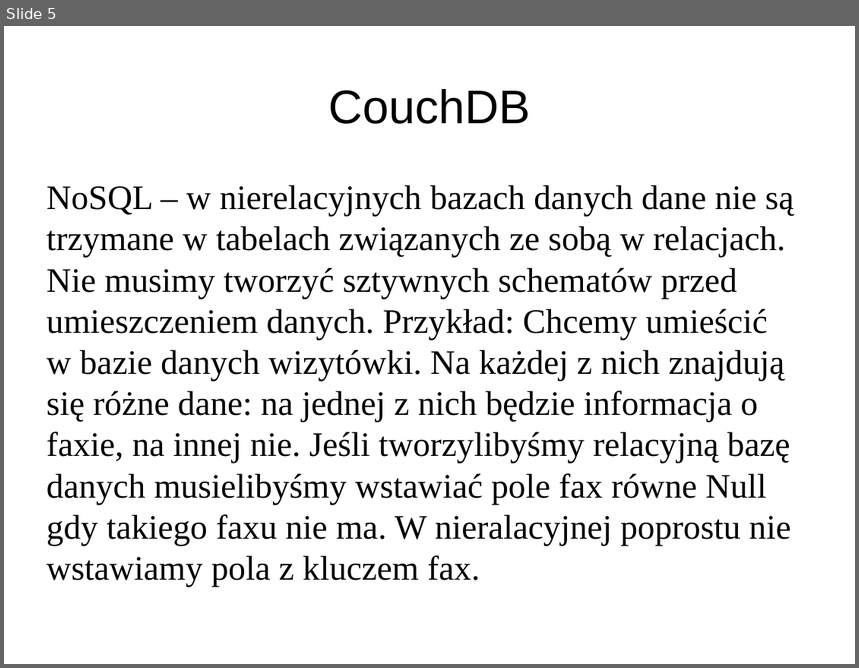
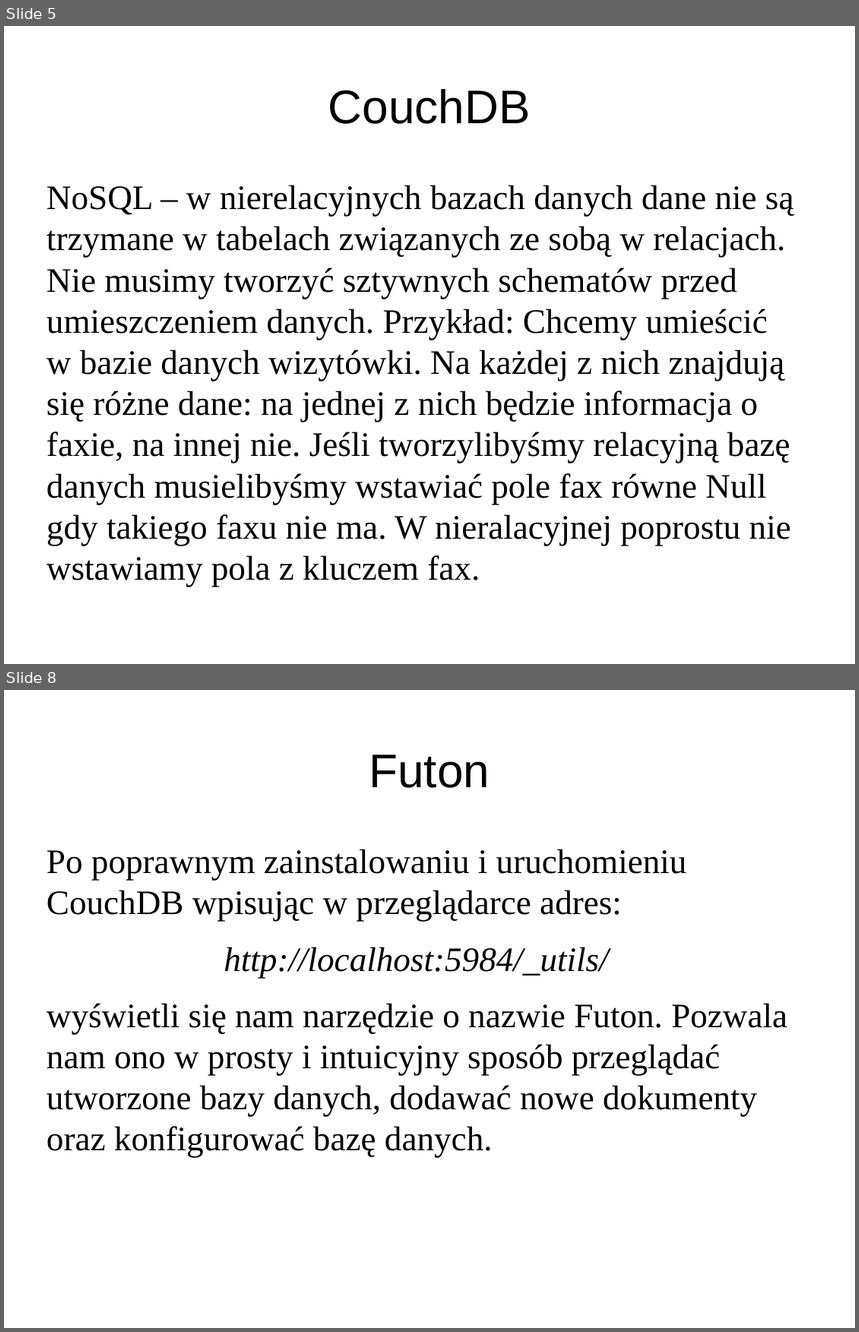
Before and after one commit to pawnow/ProjektErlang, a slide deck: prezentacja.odp. Shown one above the other, each under a label of ours: slide 5 before the commit, slides 5 and 8 after it; the slides between them are not shown. The pictures are 859x668 and 859x1332 pixels, drawn with LibreOffice and Linux fonts; fonts in the diff are those of the drawing. Boxes give left, top, right and bottom in pixels: in the first picture for what was removed or moved away, otherwise in the second. Text is boxed around its words. In the diff, an @@ line names an element or a change of style, - is before the commit and + after.

```diff
--- a/prezentacja.odp
+++ b/prezentacja.odp
@@ slide 8 added at [4, 690, 855, 1328], background #FFFFFF @@
@@ title added at [369, 755, 490, 788], 44 pt, text #000000 @@
+Futon
@@ text added at [47, 849, 788, 1158], 32 pt, text #000000 @@
+Po poprawnym zainstalowaniu i uruchomieniu CouchDB wpisując w przeglądarce adres:
+http://localhost:5984/_utils/
+wyświetli się nam narzędzie o nazwie Futon. Pozwala nam ono w prosty i intuicyjny sposób przeglądać utworzone bazy danych, dodawać nowe dokumenty oraz konfigurować bazę danych.
```
Also in this commit, not shown: 10 other slides added, 4 slides removed.
